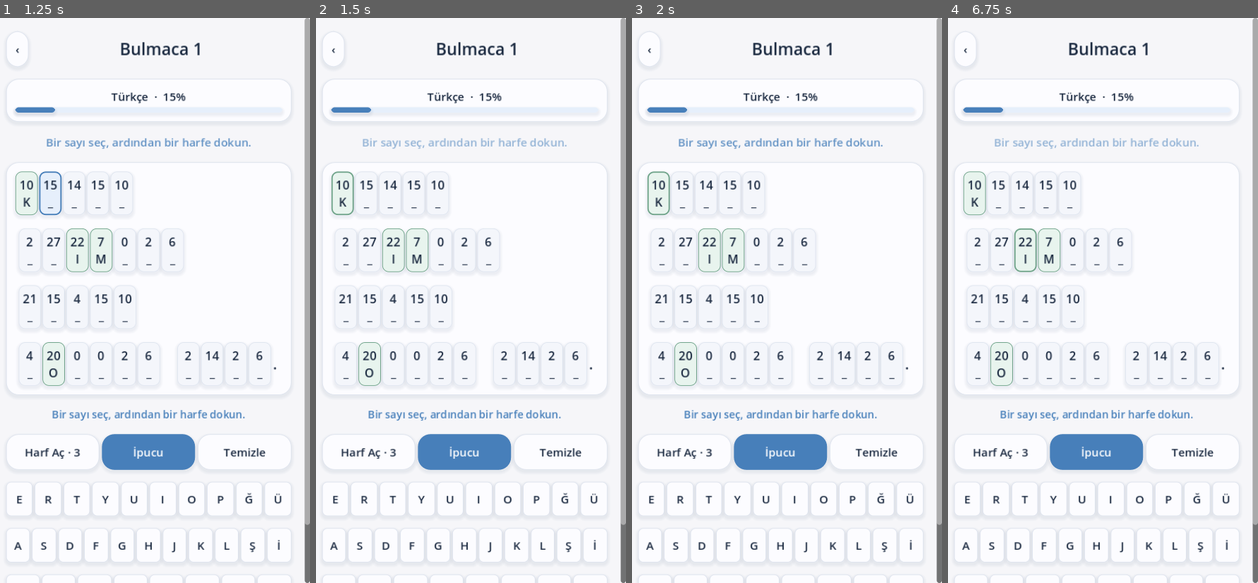
Above: before the commit, frames 1-4 (left to right).
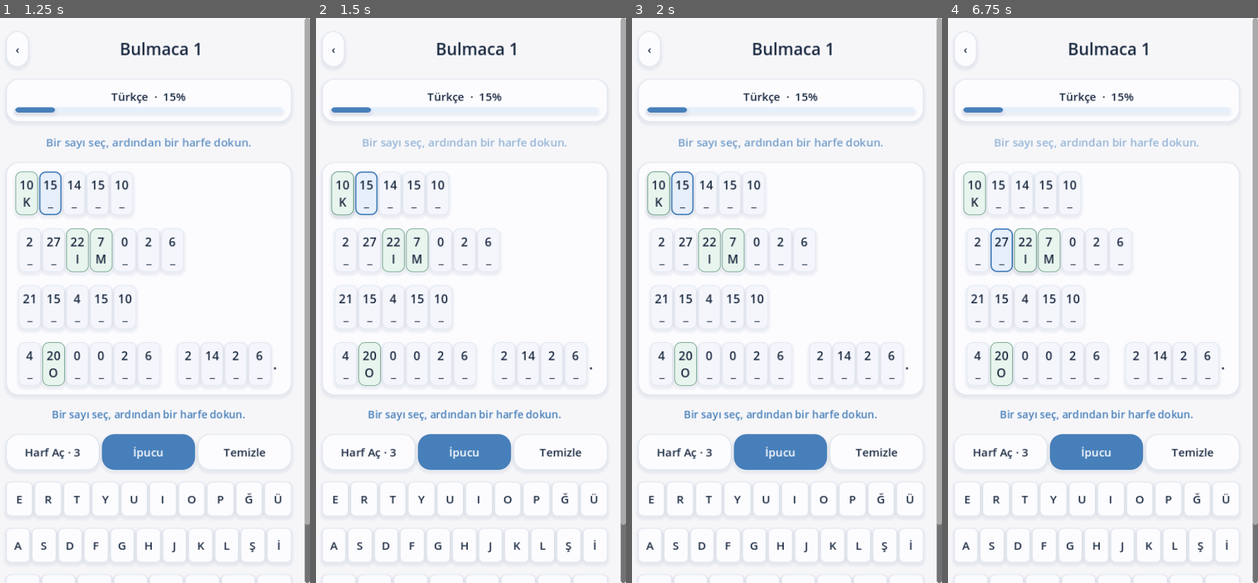
Above: after the commit, the same moments.

Repository: mehtapkirkgoz/cryptogram-mobile
Game: Godot game, scene res://scenes/main.tscn
Same seed, same stepped clock (60 frames per second), same inputs: the game is played once before the commit and once after it.
Inputs:
- Up to frame 1 (1.25 s): click "▶ Oyuna Başla" at 0.5 s
- Up to frame 2 (1.5 s): click "10 K" at 1.25 s
- Up to frame 3 (2 s): no input
- Up to frame 4 (6.75 s): click "15 _" at 2 s; click "14 _" at 2.75 s; click "15 _" at 3.5 s; click "10 _" at 4.25 s; click "2 _" at 5 s; click "27 _" at 5.75 s; click "22 I" at 6.5 s

Frame 1 is identical in both runs. In frame 2, 0.3% of the frame differs, in the area x 4-21%, y 27-35%; in frame 3, 0.3%; in frame 4, 0.2%.

Commit message:
Prevent selecting fixed clue letters

Diff:
--- a/scripts/main.gd
+++ b/scripts/main.gd
@@ -321,6 +321,8 @@
 	show_game()
 
 func select_cell(index: int) -> void:
+	if game.locked.has(index):
+		return
 	game.selected = index
 	show_game()
 
